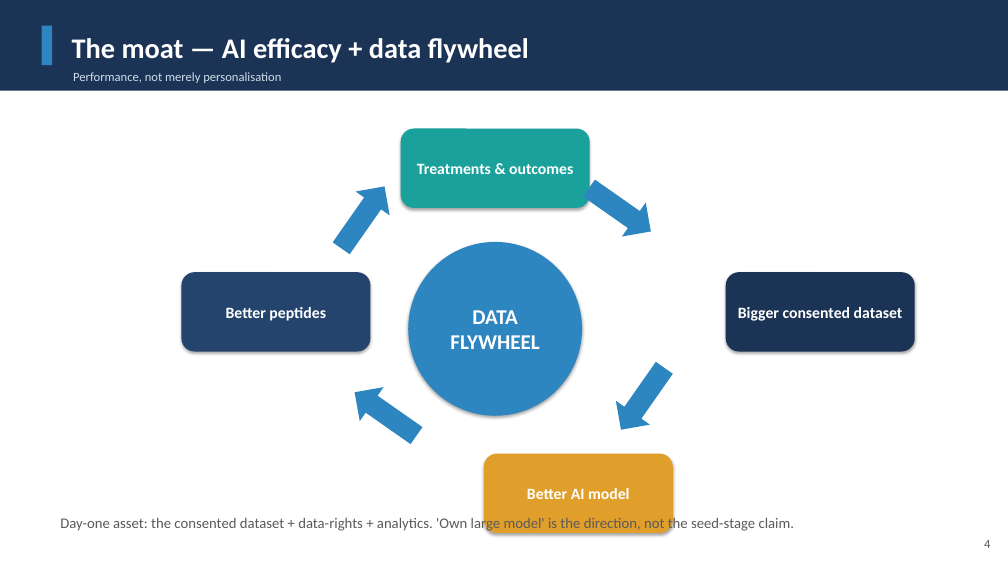
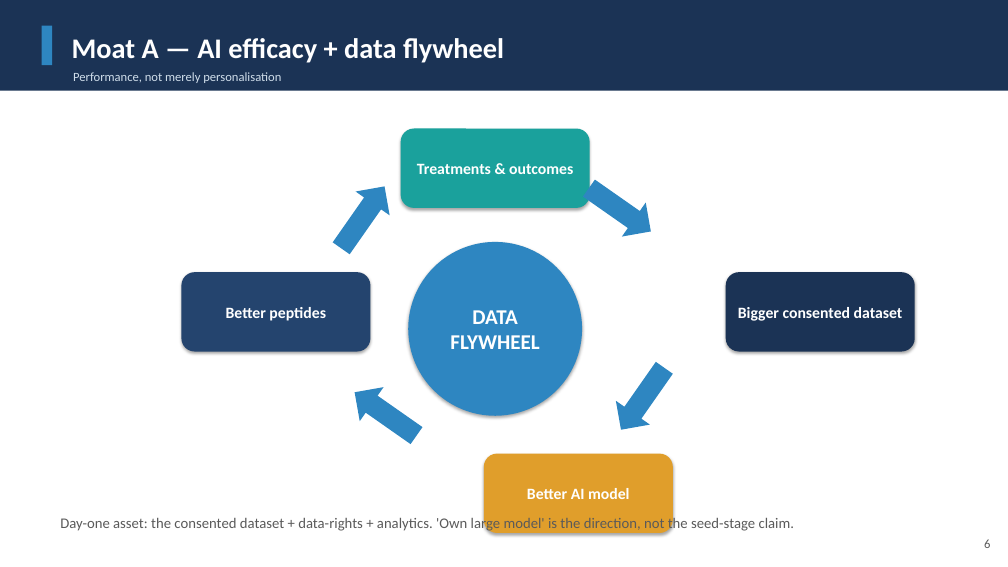
Before and after one commit to leicatam/gamification, a slide deck: slide 6 of synexo/Synapep_Investor_Deck.pptx (slide 4 before the commit). Drawn at 1008x567 pixels with LibreOffice and Linux fonts; fonts in the diff are those of the drawing. Boxes give left, top, right and bottom in pixels: in the first picture for what was removed or moved away, otherwise in the second. Text is boxed around its words. In the diff, an @@ line names an element or a change of style, - is before the commit and + after.

```diff
--- a/synexo/Synapep_Investor_Deck.pptx
+++ b/synexo/Synapep_Investor_Deck.pptx
@@ text at (x1=72, y1=38, x2=504, y2=63): text changed @@
-The moat — AI efficacy + data flywheel
+Moat A — AI efficacy + data flywheel
@@ text at (x1=984, y1=539, x2=990, y2=548): text changed @@
-4
+6
```
Also in this commit, not shown: 9 other slides changed, 2 slides added, 21 other files.
